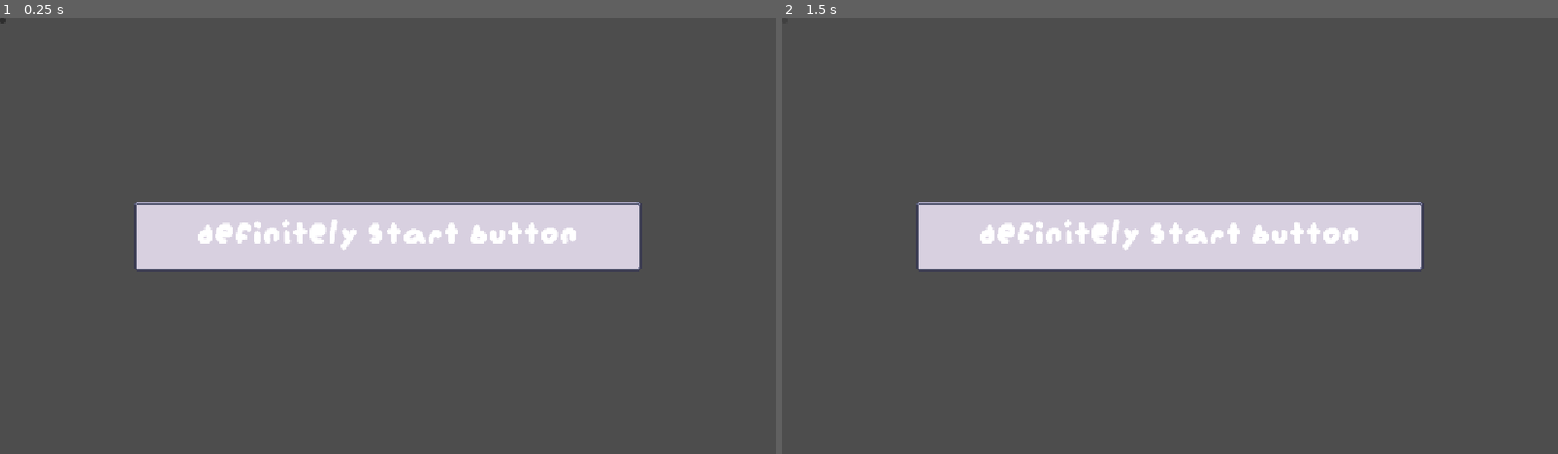
Above: before the commit, frames 1-2 (left to right).
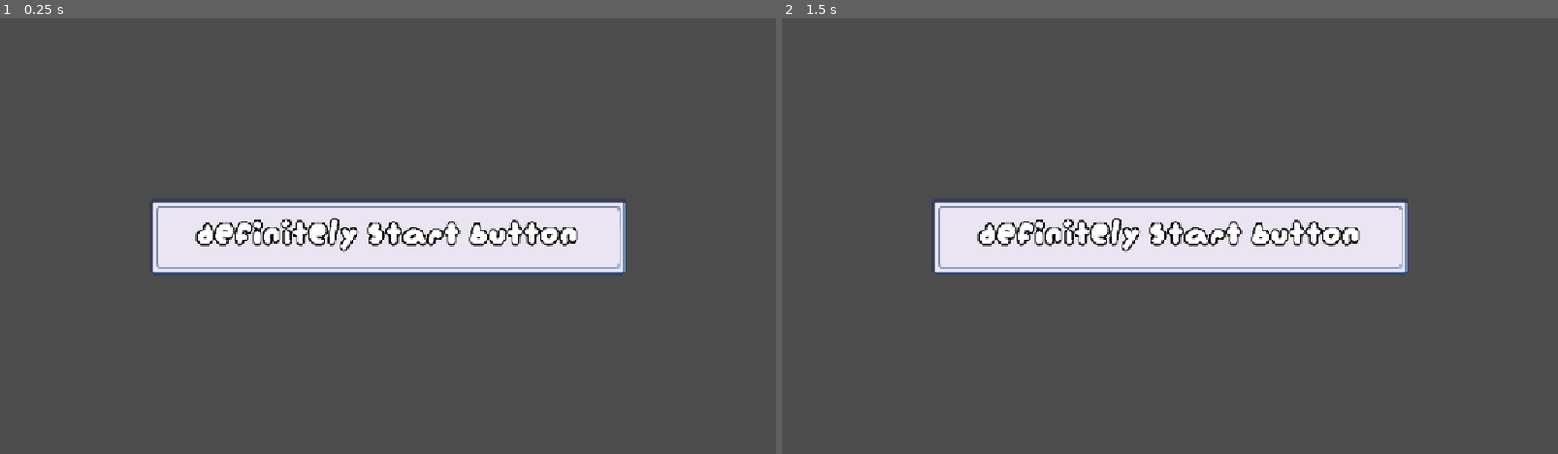
Above: after the commit, the same moments.

Repository: kocio07/Brackeys-game-jam
Game: Godot game, scene res://sceny/menu.tscn
The game is run twice, just before and just after one commit, with the same random seed, the same clock (stepped at 60 frames per second) and the same inputs.
Inputs (mouse positions are in pixels of both pictures, inside the frame that each line leads up to; where the layout moved, square brackets give the same spot in the first picture):
- Up to frame 1 (0.25 s): no input
- Up to frame 2 (1.5 s): click (1170, 236) [782, 22] at 0.5 s; tap Enter at 1.25 s; hold D (right) from 1.28 s (still down)

The runs differ from the first frame. In frame 1, 3.6% of the frame differs, in the area x 0-83%, y 0-60%; in frame 2, 3.5%.

Commit message:
changed this button coz it wasnt a button lol

Diff:
--- a/nowy-projekt-gry/sceny/menu.tscn
+++ b/nowy-projekt-gry/sceny/menu.tscn
@@ -1,11 +1,29 @@
 [gd_scene format=3 uid="uid://dnebet0hm1n32"]
 
-[ext_resource type="Texture2D" uid="uid://2lqtdjtqukvr" path="res://assets/Modern_UI_Style_2_32x32.png" id="1_qxeev"]
+[ext_resource type="Texture2D" uid="uid://diviy8wtoniqa" path="res://assets/Modern_UI_Style_2_48x48.png" id="1_yk7ch"]
 [ext_resource type="FontFile" uid="uid://bcrp3l0uldjoy" path="res://assets/augiepixel.ttf" id="2_yk7ch"]
+
+[sub_resource type="StyleBoxTexture" id="StyleBoxTexture_k7ey5"]
+texture = ExtResource("1_yk7ch")
+texture_margin_left = 20.0
+texture_margin_top = 20.0
+texture_margin_right = 20.0
+texture_margin_bottom = 20.0
+region_rect = Rect2(23.885666, -0.0014915466, 96.14085, 96.01877)
+
+[sub_resource type="StyleBoxTexture" id="StyleBoxTexture_cnv3x"]
+texture = ExtResource("1_yk7ch")
+texture_margin_left = 20.0
+texture_margin_top = 20.0
+texture_margin_right = 20.0
+texture_margin_bottom = 20.0
+region_rect = Rect2(32.931976, 125.91524, 78.112076, 81.120514)
 
 [sub_resource type="LabelSettings" id="LabelSettings_f6xyr"]
 font = ExtResource("2_yk7ch")
 font_size = 60
+outline_size = 10
+outline_color = Color(0.012617188, 0.012617188, 0.012617188, 1)
 
 [node name="Menu" type="Control" unique_id=1661054308]
 layout_mode = 3
@@ -16,29 +34,20 @@
 grow_vertical = 2
 
 [node name="Button" type="Button" parent="." unique_id=1267348623]
-layout_mode = 0
-offset_right = 8.0
-offset_bottom = 8.0
-
-[node name="Start" type="NinePatchRect" parent="Button" unique_id=169139480]
 layout_mode = 1
 anchors_preset = 8
 anchor_left = 0.5
 anchor_top = 0.5
 anchor_right = 0.5
 anchor_bottom = 0.5
-offset_left = 194.25385
-offset_top = 267.75
-offset_right = 949.74615
-offset_bottom = 372.25
+offset_left = -354.5
+offset_top = -57.5
+offset_right = 354.5
+offset_bottom = 57.5
 grow_horizontal = 2
 grow_vertical = 2
-texture = ExtResource("1_qxeev")
-region_rect = Rect2(823.92346, 447.7229, 48.14038, 32.188904)
-patch_margin_left = 15
-patch_margin_top = 15
-patch_margin_right = 15
-patch_margin_bottom = 15
+theme_override_styles/normal = SubResource("StyleBoxTexture_k7ey5")
+theme_override_styles/hover = SubResource("StyleBoxTexture_cnv3x")
 
 [node name="Label" type="Label" parent="." unique_id=85093269]
 layout_mode = 1
